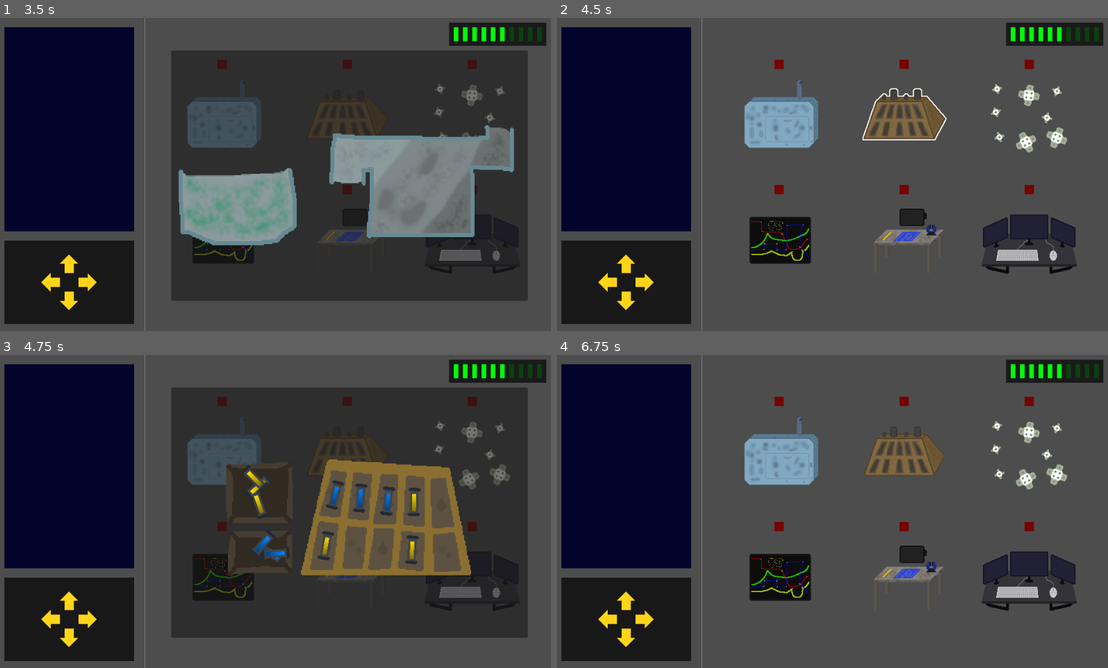
Above: before the commit, frames 1-4 (two rows, left to right).
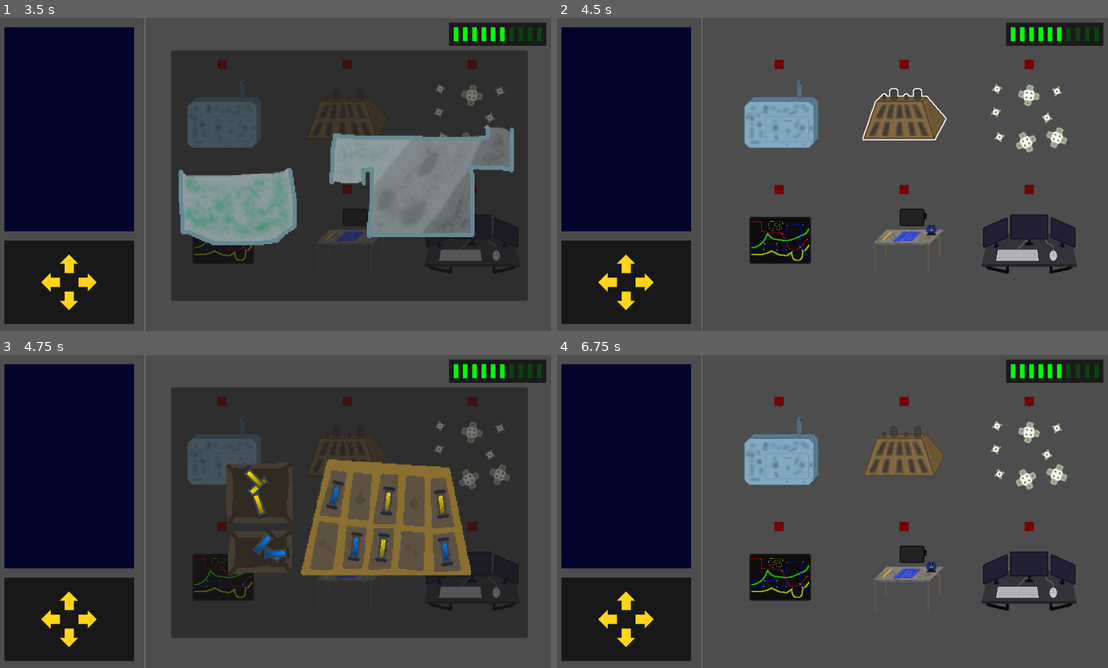
Above: after the commit, the same moments.

Repository: kedalovo/-SG-Spaceship-Management
Game: Godot game, scene res://Game Scene/Game.tscn
The game is run twice, just before and just after one commit, with the same random seed, the same clock (stepped at 60 frames per second) and the same inputs.
Inputs (mouse positions are in pixels of both pictures, inside the frame that each line leads up to):
- Up to frame 1 (3.5 s): click (220, 115) at 0.52 s; click (220, 115) at 1.27 s; click (220, 115) at 2.02 s; tap Enter at 2.75 s; move the mouse to (396, 158) at 2.77 s; hold ` (test) from 2.78 s (still down); click (396, 158) at 2.92 s; tap Space (test1) at 3.05 s
- Up to frame 2 (4.5 s): tap Space (test1) at 3.5, 3.6 s; move the mouse to (716, 190) at 3.52 s; release ` (test) at 3.53 s; click (716, 190) at 3.67 s; tap ` (test) at 3.8 s; tap Enter at 4.25 s; move the mouse to (887, 105) at 4.27 s; hold ` (test) from 4.28 s (still down); click (887, 105) at 4.42 s
- Up to frame 3 (4.75 s): keep holding ` (test); tap Space (test1) at 4.55 s
- Up to frame 4 (6.75 s): tap Space (test1) at 5, 5.1, 6.05, 6.5, 6.6 s; move the mouse to (804, 574) at 5.02 s; release ` (test) at 5.03 s; click (804, 574) at 5.17 s; tap ` (test) at 5.3 s; tap Enter at 5.75 s; move the mouse to (997, 558) at 5.77 s; hold ` (test) 5.78-6.53 s; click (997, 558) at 5.92 s; move the mouse to (661, 464) at 6.52 s; click (661, 464) at 6.67 s

Frames 1-2 are identical in both runs. In frame 3, 1.1% of the frame differs, in the area x 57-83%, y 41-68%; in frame 4, nothing differs.
Error after the commit: Modulo by zero error in operator '%'. (res://Systems/Engines/engines_system.gd:111)

Commit message:
Now cells can be broken and replaced. Now cells cannot be placed in occupied slots

Diff:
--- a/Game Scene/game.gd
+++ b/Game Scene/game.gd
@@ -26,6 +26,11 @@
 func _input(event: InputEvent) -> void:
 	if event.is_action_pressed("esc"):
 		get_tree().quit()
+	if event.is_action_pressed("test1"):
+		print("Fuel health: ", engines_system.get_fuel_health())
+	if event.is_action_pressed("test"):
+		#print("Coolant health: ", engines_system.get_coolant_health())
+		engines_system._damage(2, game_manager.damage_types.PHYSICAL)
 
 
 func _on_system_sprite_pressed(system_index: int) -> void:
--- a/Systems/Engines/Cell/cell.gd
+++ b/Systems/Engines/Cell/cell.gd
@@ -18,6 +18,7 @@
 var start_pos: Vector2
 
 var health: int = 100
+var in_slot: int = -1
 
 var is_held: bool = false
 var is_depleting: bool = false
@@ -35,9 +36,11 @@
 		progress.value = health / 5.55556
 
 
-func place_into_slot(slot_pos: Vector2, slot_rot: int) -> void:
-	position = slot_pos
-	rotation_degrees = -slot_rot + 90
+func place_into_slot(slot: Node) -> void:
+	in_slot = slot.index
+	slot.is_busy = true
+	position = slot.position
+	rotation_degrees = -slot.cell_angle + 90
 	is_depleting = true
 	is_held = false
 	outline.hide()
--- a/Systems/Engines/Slot/slot.gd
+++ b/Systems/Engines/Slot/slot.gd
@@ -10,8 +10,11 @@
 
 var slot_type: game_manager.engine_cell_types = -1
 
+var is_busy: bool = false
+
 
 func set_slot_type(new_type: game_manager.engine_cell_types):
+	is_busy = false
 	slot_type = new_type
 	if get_child_count() == 2:
 		get_child(1).queue_free()
--- a/Systems/Engines/engines_system.gd
+++ b/Systems/Engines/engines_system.gd
@@ -45,15 +45,27 @@
 	for i in 3:
 		var slot = cell_slots.get_children()[slots_fuel[i]]
 		var new_cell := add_fuel()
-		new_cell.place_into_slot(slot.position, slot.cell_angle)
-		cells_fuel.append(new_cell)
-		cells_fuel.append(add_fuel())
+		new_cell.place_into_slot(slot)
+		add_fuel()
 	for i in 3:
 		var slot = cell_slots.get_children()[slots_coolant[i]]
 		var new_cell = add_coolant()
-		new_cell.place_into_slot(slot.position, slot.cell_angle)
-		cells_coolant.append(new_cell)
-		cells_coolant.append(add_coolant())
+		new_cell.place_into_slot(slot)
+		add_coolant()
+
+
+func reset_cells() -> void:
+	print_debug("Fuel cells: ", cells_fuel.size())
+	for cell_idx in cells_fuel.size():
+		var cell: Cell = cells_fuel[cell_idx]
+		if cell.is_depleted or cell.is_depleting or cell.is_destroyed:
+			var slot = cell_slots.get_children()[slots_fuel[cell_idx]]
+			cell.place_into_slot(slot)
+	for cell_idx in cells_coolant.size():
+		var cell: Cell = cells_coolant[cell_idx]
+		if cell.is_depleted or cell.is_depleting or cell.is_destroyed:
+			var slot = cell_slots.get_children()[slots_coolant[cell_idx]]
+			cell.place_into_slot(slot)
 
 
 func add_fuel() -> Cell:
@@ -61,6 +73,7 @@
 	new_cell.position = Vector2(randf_range(-100.0, -70.0), randf_range(-40.0, -10.0))
 	new_cell.start_pos = new_cell.position
 	new_cell.rotation_degrees = randf() * 360
+	cells_fuel.append(new_cell)
 	return new_cell
 
 
@@ -69,6 +82,7 @@
 	new_cell.position = Vector2(randf_range(-95.0, -70.0), randf_range(26.0, 42.0))
 	new_cell.start_pos = new_cell.position
 	new_cell.rotation_degrees = randf() * 360
+	cells_coolant.append(new_cell)
 	return new_cell
 
 
@@ -81,12 +95,44 @@
 	return new_cell
 
 
+func open() -> void:
+	setup_slots()
+	reset_cells()
+	super.open()
+
+
+func _damage(_strength: int, _type: game_manager.damage_types):
+	if _type == game_manager.damage_types.PHYSICAL or _type == game_manager.damage_types.HEAT:
+		var _cells: Array[Node] = []
+		for cell in cells_container.get_children():
+			if cell.is_depleting or cell.is_depleted:
+				_cells.append(cell)
+		for i in _strength * 2:
+			_cells.pop_at(randi()%_cells.size()).destroy()
+
+
+func get_fuel_health() -> int:
+	var health := 0
+	for cell in cells_fuel:
+		if cell.is_depleting:
+			health += cell.health
+	return health
+
+
+func get_coolant_health() -> int:
+	var health := 0
+	for cell in cells_coolant:
+		if cell.is_depleting:
+			health += cell.health
+	return health
+
+
 func _on_cell_released(cell: Cell) -> void:
 	if hovered_slot >= 0:
 		var slot: Area2D = cell_slots.get_child(hovered_slot)
 		hovered_slot = -1
 		if slot.slot_type == cell.type:
-			cell.place_into_slot(slot.position, slot.cell_angle)
+			cell.place_into_slot(slot)
 		else:
 			cell.position = cell.start_pos
 	else:
@@ -94,6 +140,7 @@
 
 
 func _on_cell_being_deleted(cell: Cell) -> void:
+	cell_slots.get_child(cell.in_slot).is_busy = false
 	if cell.type == game_manager.engine_cell_types.FUEL:
 		cells_fuel.erase(cell)
 	else:
@@ -124,6 +171,7 @@
 	if hovered_slot == -1:
 		hovered_slot = slot_index
 
+
 func _on_slot_cell_exited(slot_index: int) -> void:
 	if hovered_slot == slot_index:
 		hovered_slot = -1
